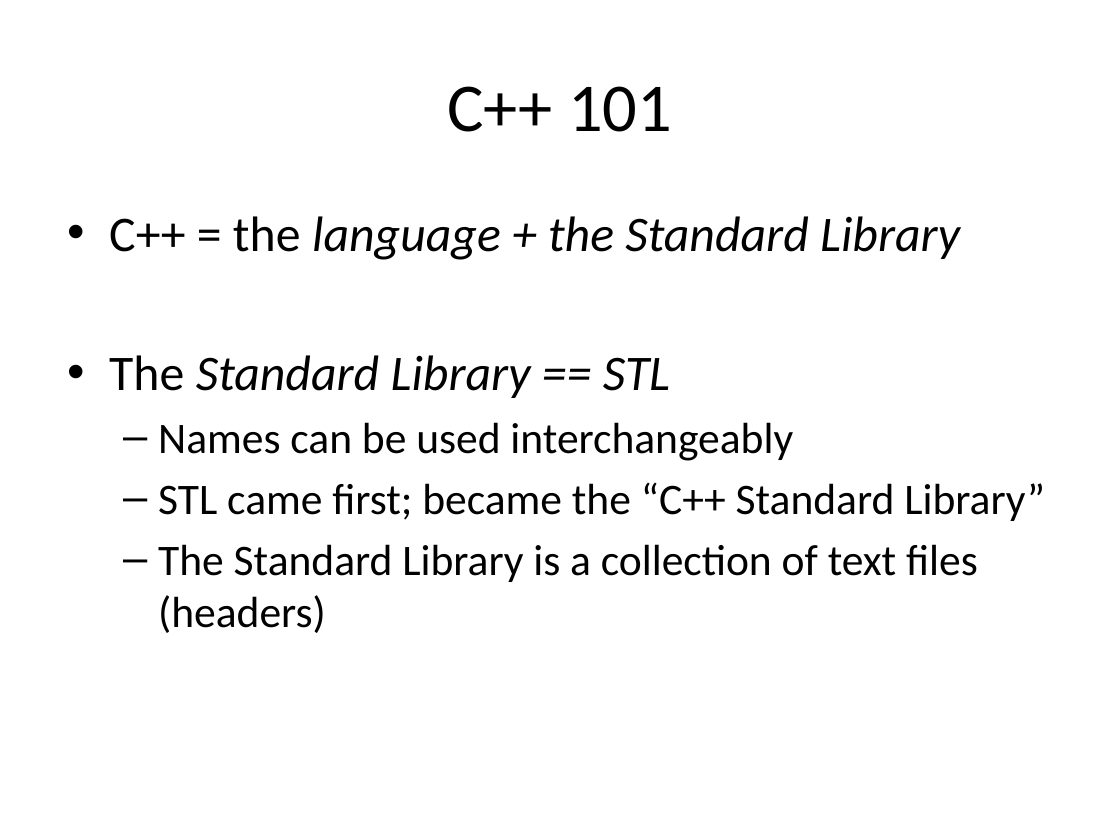
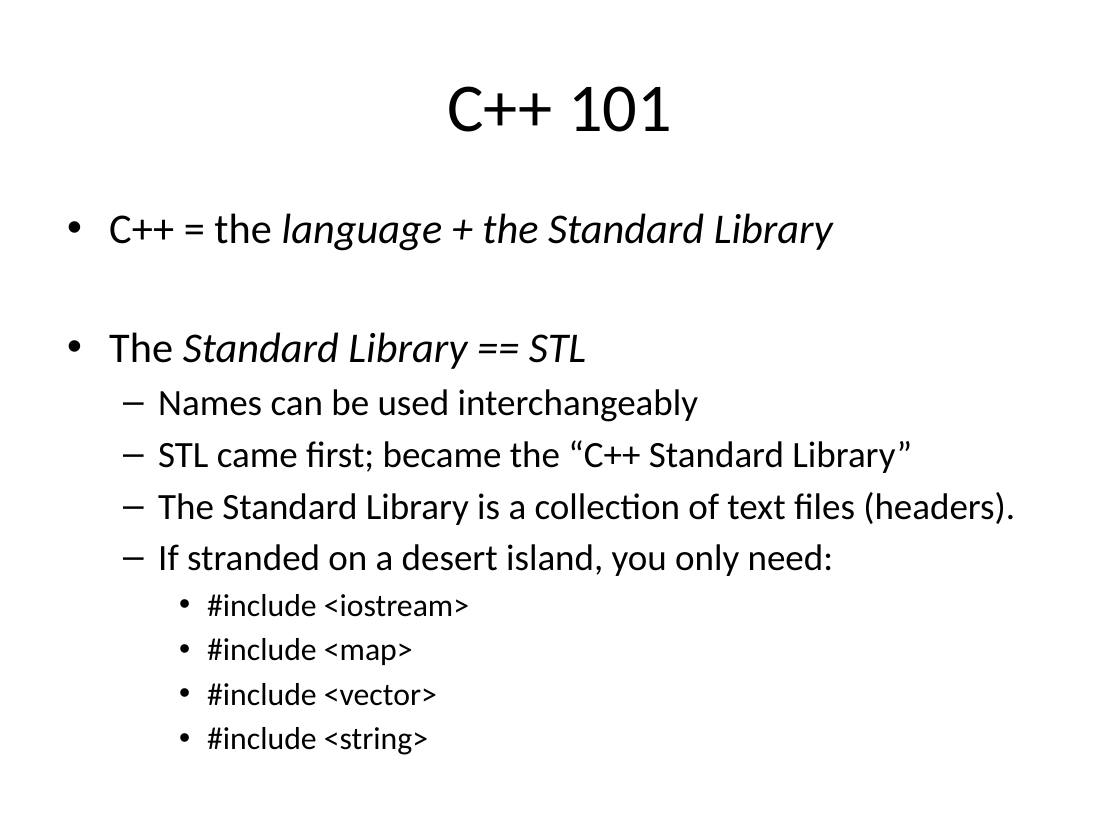
Before and after one commit to fellmad/FunWithCpp11, a slide deck: slide 26 of doc/Fun_with_C++11.pptx. Drawn at 1120x840 pixels with LibreOffice and Linux fonts; fonts in the diff are those of the drawing. Boxes give left, top, right and bottom in pixels: in the first picture for what was removed or moved away, otherwise in the second. Text is boxed around its words. In the diff, an @@ line names an element or a change of style, - is before the commit and + after.

```diff
--- a/doc/Fun_with_C++11.pptx
+++ b/doc/Fun_with_C++11.pptx
@@ text at box(109, 213, 912, 473): size 32 to 27.2 pt in "C++ = the language + the Standard ...", "The Standard Library == STL"; size 28 to 23.8 pt in "Names can be used interchangeably", "STL came first; became the “C++ Standard ..." @@
@@ text at box(158, 492, 1015, 755): text changed; size 28 to 23.8 pt @@
-  – The Standard Library is a collection of text files (headers)
+  – The Standard Library is a collection of text files (headers).
+  – If stranded on a desert island, you only need:
+    • #include <iostream>
+    • #include <map>
+    • #include <vector>
+    • #include <string>
```
Also in this commit, not shown: 9 other slides changed, 1 other file.
